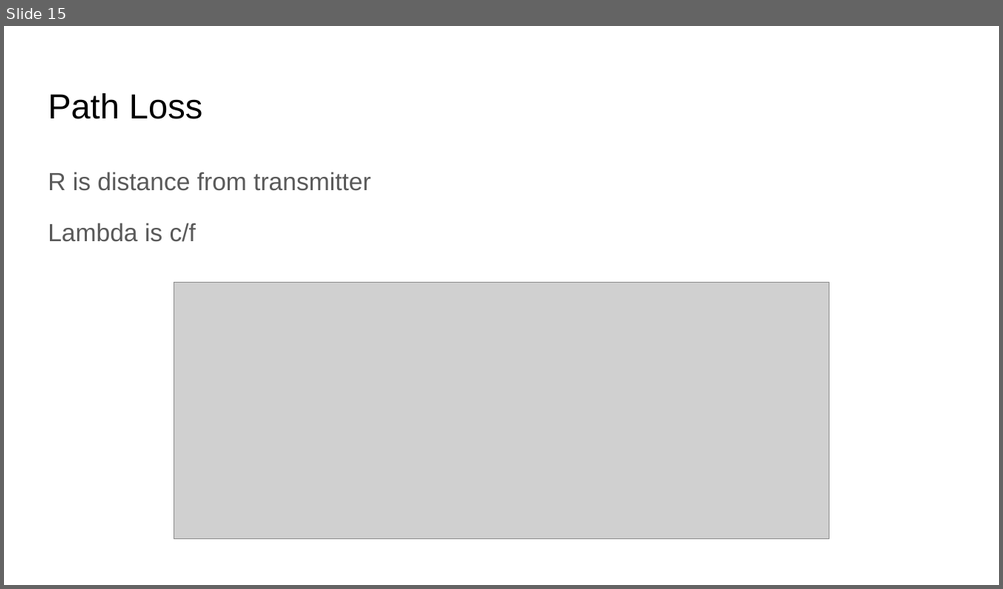
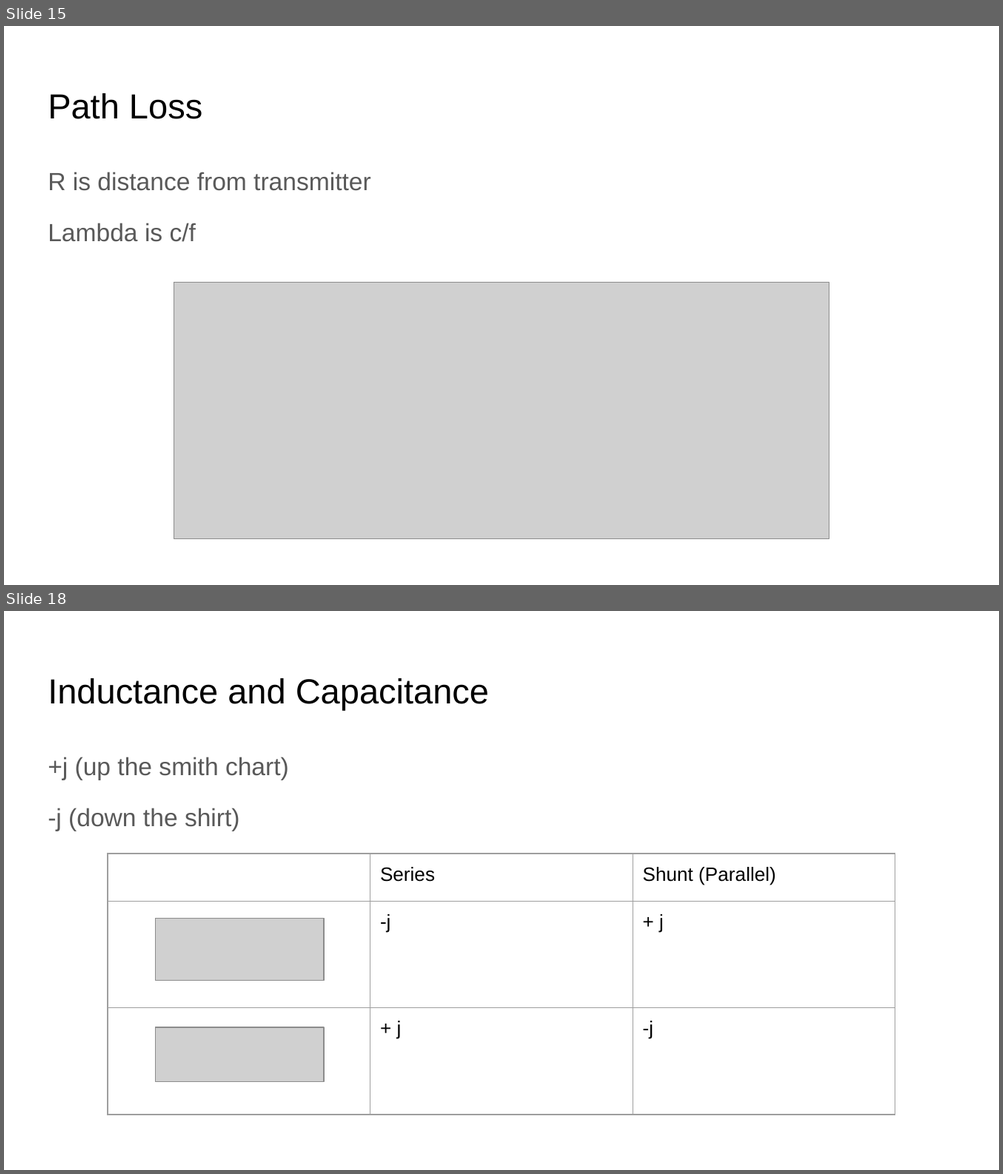
Before and after one commit to milya8/Final-Year-2025, a slide deck: ELEC345/Notes/ELEC345 Notes.pptx. Shown one above the other, each under a label of ours: slide 15 before the commit, slides 15 and 18 after it; the slides between them are not shown. The pictures are 1003x589 and 1003x1174 pixels, drawn with LibreOffice and Linux fonts; fonts in the diff are those of the drawing; grey boxes stand for pictures. Boxes give left, top, right and bottom in pixels: in the first picture for what was removed or moved away, otherwise in the second. Text is boxed around its words. In the diff, an @@ line names an element or a change of style, - is before the commit and + after.

```diff
--- a/ELEC345/Notes/ELEC345 Notes.pptx
+++ b/ELEC345/Notes/ELEC345 Notes.pptx
@@ slide 18 added at <box>4,611,999,1170</box>, background #FFFFFF @@
@@ title added at <box>48,678,489,710</box>, 25.2 pt, text #000000 @@
+Inductance and Capacitance
@@ text added at <box>48,757,289,831</box>, 18 pt, text #595959 @@
++j (up the smith chart)
+-j (down the shirt)
@@ table added at <box>108,854,895,1170</box>, 3 rows, 3 columns @@
+ | Series | Shunt (Parallel)
+ | -j | + j
+ | + j | -j
@@ picture added at <box>155,918,324,981</box> @@
@@ picture added at <box>155,1028,324,1082</box> @@
```
Also in this commit, not shown: 2 slides changed, 7 other slides added, 1 other file.
